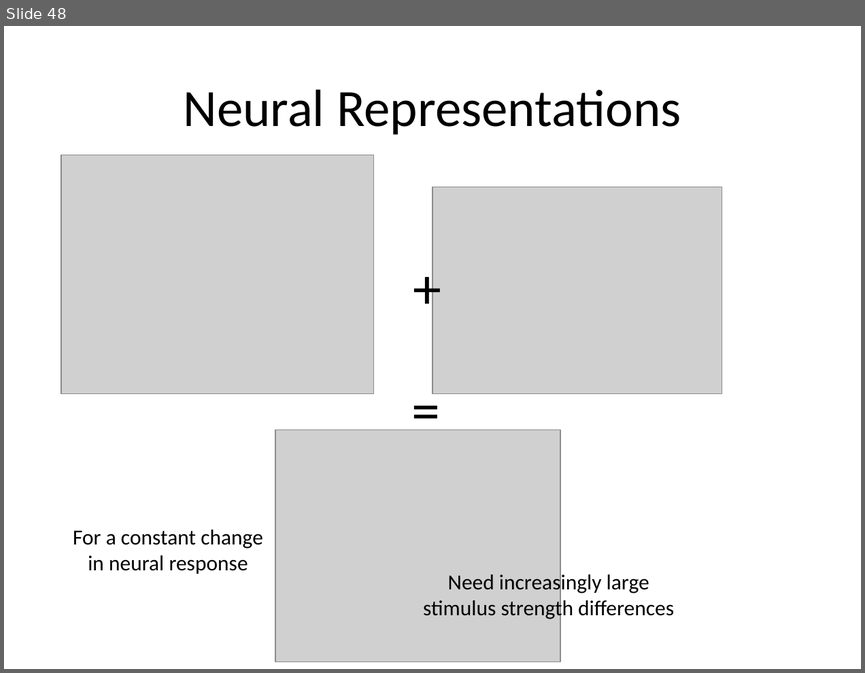
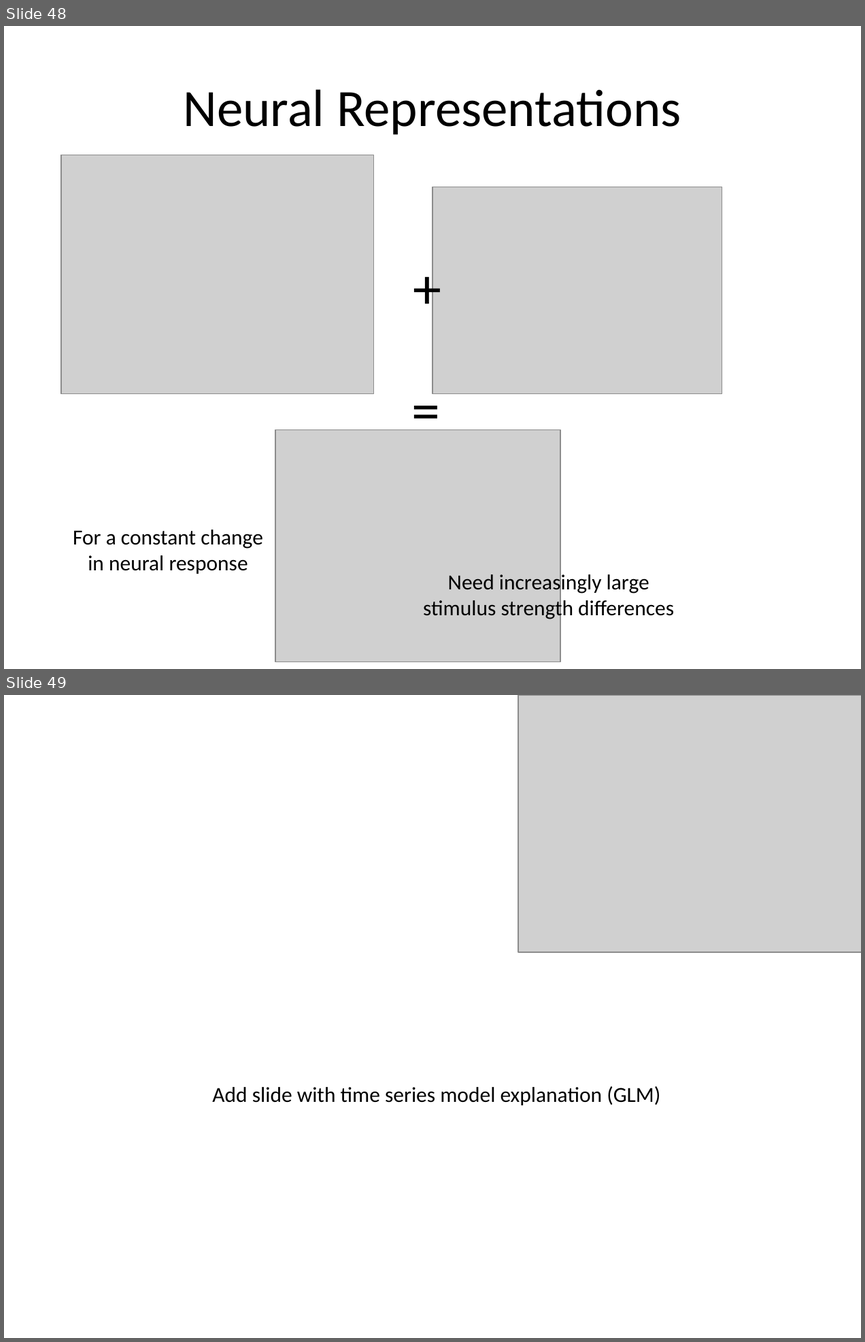
Before and after one commit to dbirman/att_awe, a slide deck: talks/20160823_mad_birman.pptx. Shown one above the other, each under a label of ours: slide 48 before the commit, slides 48 and 49 after it. The pictures are 865x673 and 865x1342 pixels, drawn with LibreOffice and Linux fonts; fonts in the diff are those of the drawing; grey boxes stand for pictures. Boxes give left, top, right and bottom in pixels: in the first picture for what was removed or moved away, otherwise in the second. Text is boxed around its words. In the diff, an @@ line names an element or a change of style, - is before the commit and + after.

Commit message:
Adding missing slide point

```diff
--- a/talks/20160823_mad_birman.pptx
+++ b/talks/20160823_mad_birman.pptx
@@ slide 49 added at [4, 695, 861, 1338], background #FFFFFF @@
@@ picture added at [518, 695, 861, 952] @@
@@ text added at [212, 1086, 660, 1105], 18 pt, text #000000 @@
+Add slide with time series model explanation (GLM)
```
